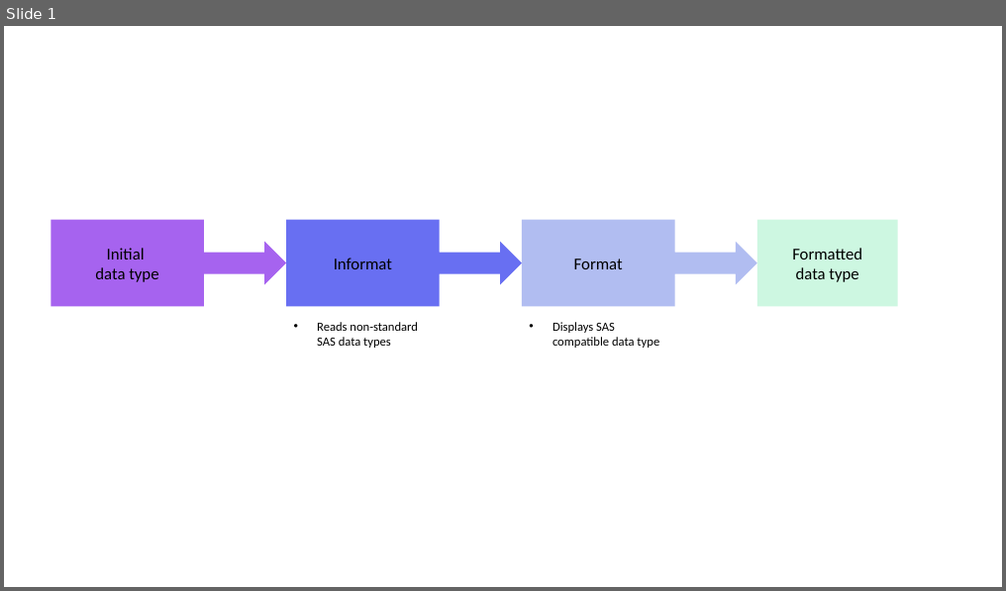
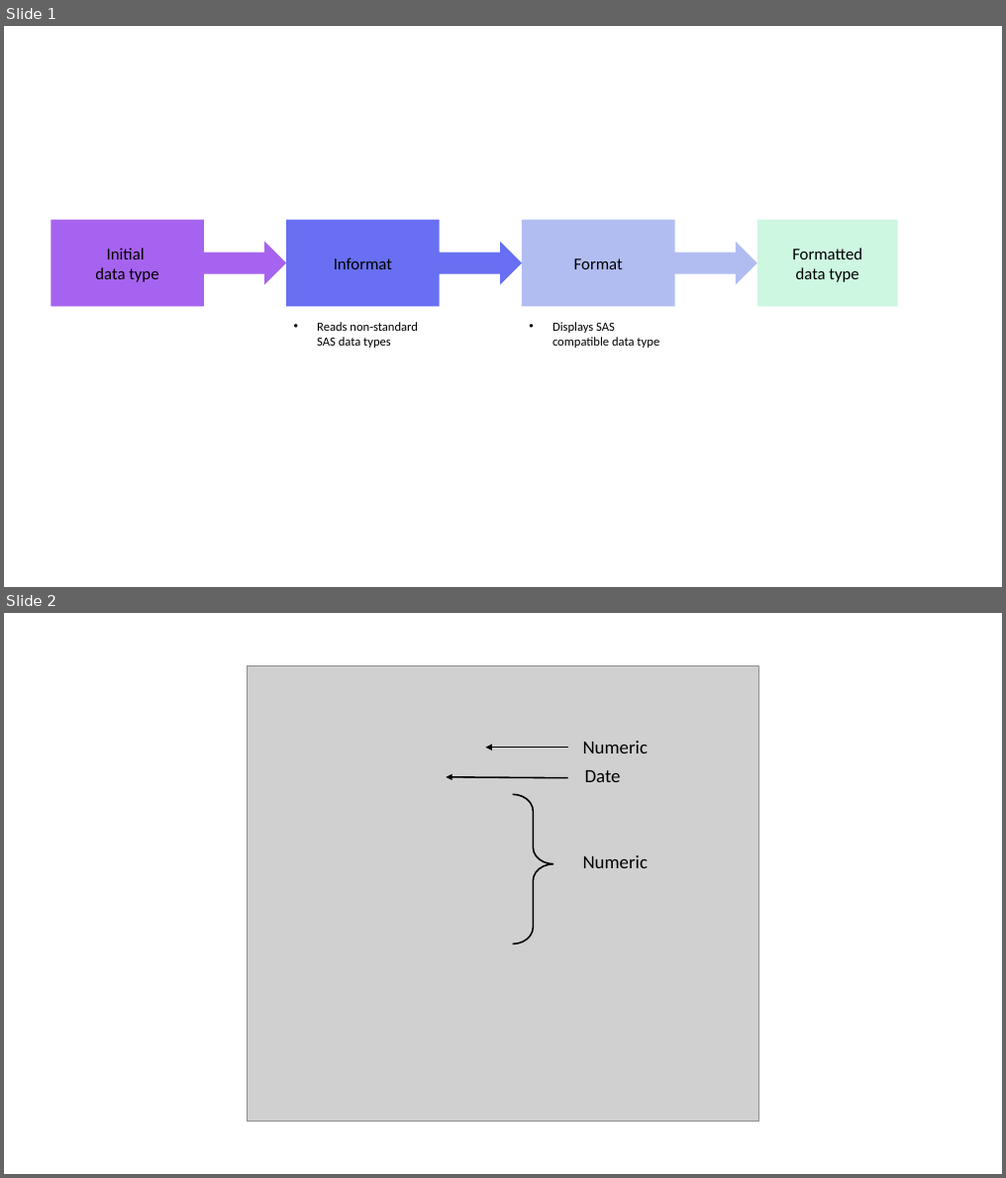
Before and after one commit to sastutorials/sastutorials.github.io, a slide deck: screenshots/imgs.pptx. Shown one above the other, each under a label of ours: slide 1 before the commit, slides 1 and 2 after it. The pictures are 1006x591 and 1006x1178 pixels, drawn with LibreOffice and Linux fonts; fonts in the diff are those of the drawing; grey boxes stand for pictures. Boxes give left, top, right and bottom in pixels: in the first picture for what was removed or moved away, otherwise in the second. Text is boxed around its words. In the diff, an @@ line names an element or a change of style, - is before the commit and + after.

```diff
--- a/screenshots/imgs.pptx
+++ b/screenshots/imgs.pptx
@@ slide 2 added at box(4, 613, 1002, 1174), background #FFFFFF @@
@@ picture added at box(248, 665, 758, 1121) @@
@@ arrow added from (567, 747) to (486, 747), #000000 1.5 pt @@
@@ arrow added from (566, 747) to (486, 747), #000000 1.5 pt @@
@@ text added at box(583, 741, 648, 754), 18 pt, text #000000 @@
+Numeric
@@ arrow added from (567, 778) to (446, 777), #000000 1.5 pt @@
@@ text added at box(585, 770, 621, 782), 18 pt, text #000000 @@
+Date
@@ right brace added at box(512, 794, 553, 944), outline #000000 1.5 pt @@
@@ text added at box(583, 856, 648, 868), 18 pt, text #000000 @@
+Numeric
```
Also in this commit, not shown: 1 other file.
